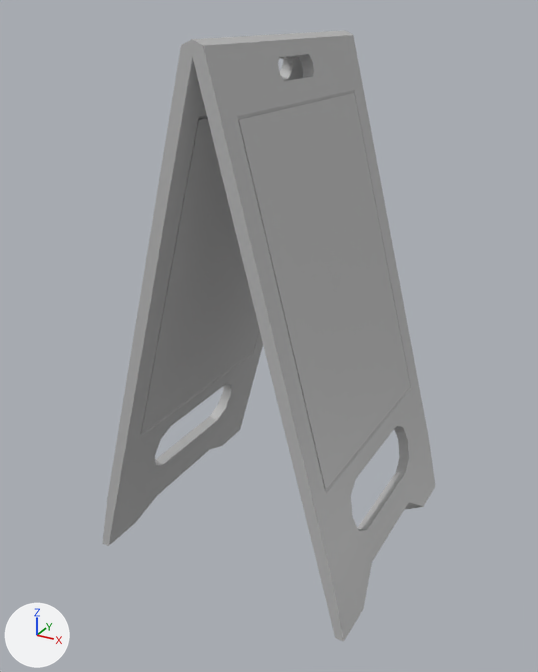
The FBX model Assets/Modelings/City/obj_signboard_2.fbx, before and after one commit.
The view is the same before and after, from a 50 mm camera at (-0.554, -1.999, 1.465) aimed at (-1.475, -0.325, 0.629). The lights are fixed; the arrows at lower left show +X, +Y and +Z. Where no turn or scale is listed for an object, it has been applied to the vertices.

The first picture shows 'obj_signboard_2'.
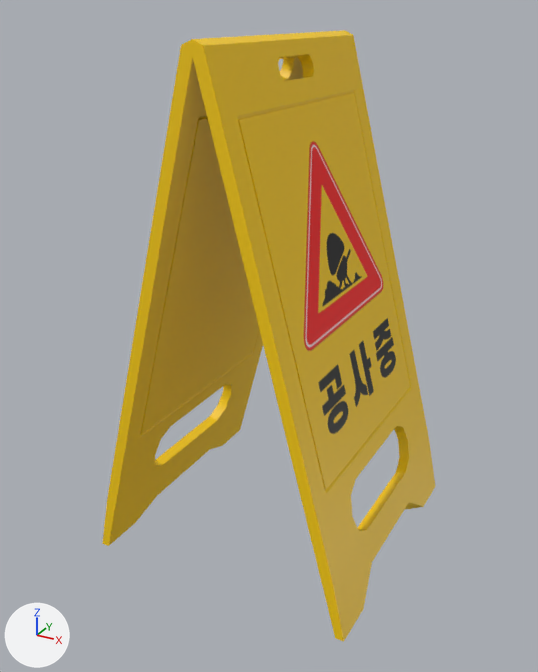
The newer file is also rescaled (x0.689), turned or shifted as a whole; pictures and numbers use the older file's frame.

What differs and where, as boxes (x1, y1, x2, y2) in the pictures (538 x 672 px):
'obj_signboard_2', surface changed (grey to yellow)
    both: (102, 30, 435, 641)

What changed in the scene script:
```text
Add img_city_prop_jpg:
    img_city_prop_jpg = load_image('city_prop.jpg', '_unpacked/city_prop.jpg', 2048, 2048, 'sRGB')
Change mat_mat_lambert_city_1:
    remove mat_mat_lambert_city_1.base_color = (0.5, 0.5, 0.5)  # grey #bcbcbc
    add mat_mat_lambert_city_1.texture = img_city_prop_jpg
```
